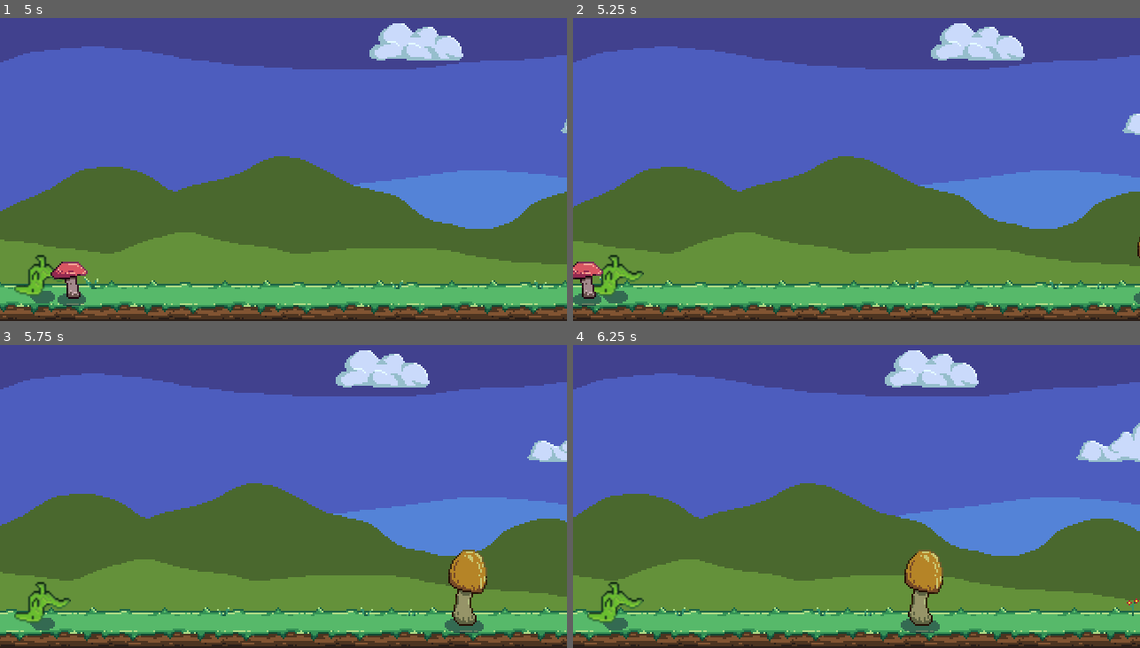
Above: before the commit, frames 1-4 (two rows, left to right).
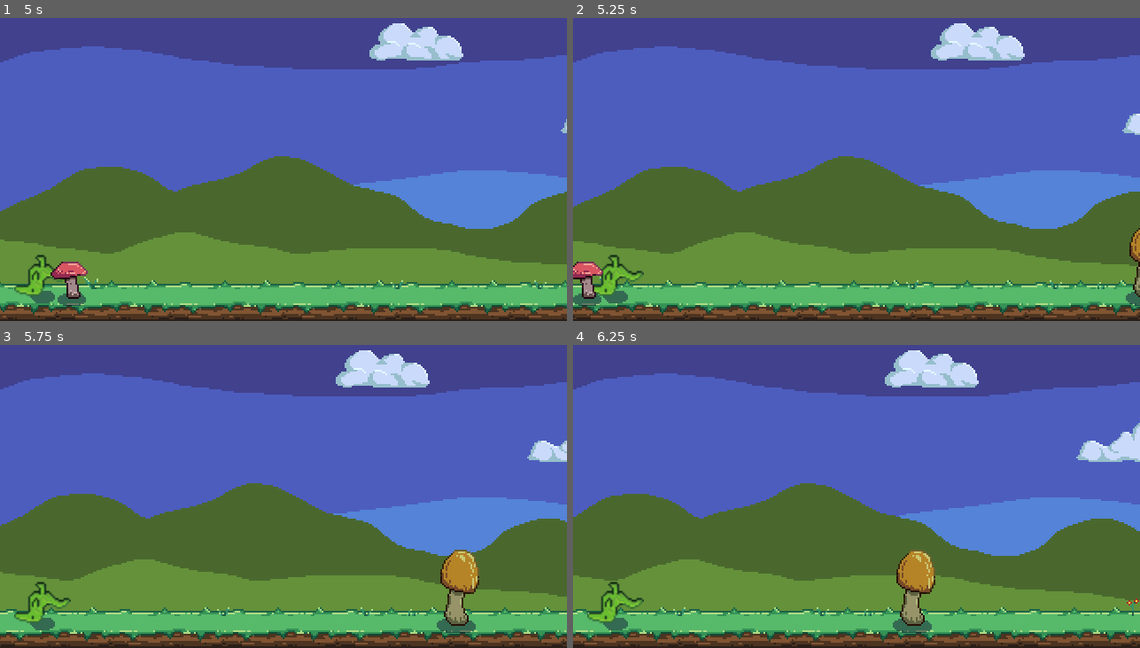
Above: after the commit, the same moments.

Repository: zMenta/DinosaurRun
Game: Godot game, scene res://main/Main.tscn
The game is run twice, just before and just after one commit, with the same random seed, the same clock (stepped at 60 frames per second) and the same inputs.
Inputs:
- Up to frame 1 (5 s): tap Space (jump) at 0.77, 1.52, 3.02, 3.77, 4.52 s
- Up to frame 2 (5.25 s): no input
- Up to frame 3 (5.75 s): no input
- Up to frame 4 (6.25 s): tap Space (jump) at 6.02 s

Frame 1 is identical in both runs. In frame 2, 0.3% of the frame differs, in the area x 97-100%, y 69-96%; in frame 3, 1.2%, in the area x 77-86%, y 67-96%; in frame 4, 1.2%.

Commit message:
Speed adjustments

Diff:
--- a/DinosaurRun/main/Main.gd
+++ b/DinosaurRun/main/Main.gd
@@ -1,13 +1,13 @@
 extends Node2D
 
 export(float) var speed_increase_vaue := 0.2
-export(float) var obstacle_spawn_rate_increase := 0.02
+export(float) var obstacle_spawn_rate_increase := 0.002
 
 onready var map := $Map
 onready var obstacle_manager := $ObstacleManager
 
 
 func _on_SpeedIncreaseTimer_timeout():
-	# obstacle_manager.increase_spawn_rate(obstacle_spawn_rate_increase)
+	obstacle_manager.increase_spawn_rate(obstacle_spawn_rate_increase)
 	obstacle_manager.increase_obstacles_speed(speed_increase_vaue)
 	map.increase_world_speed(speed_increase_vaue)
